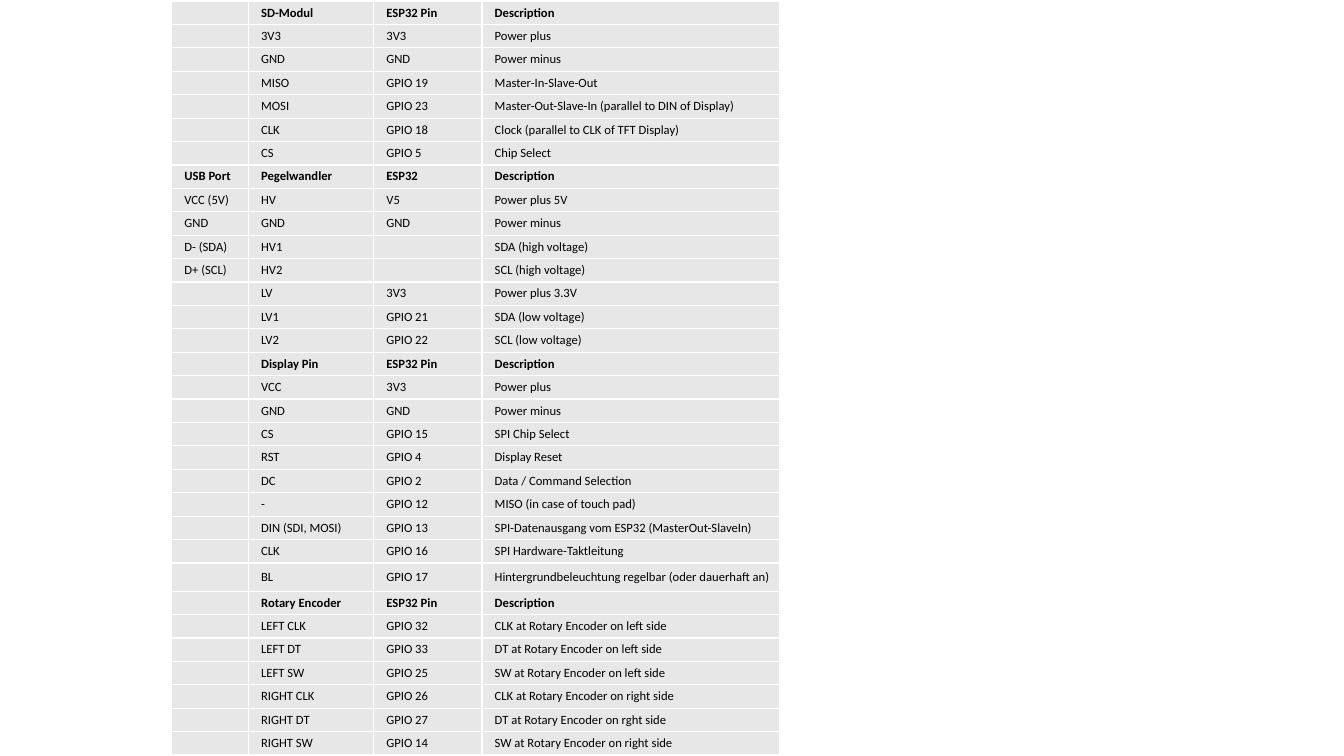
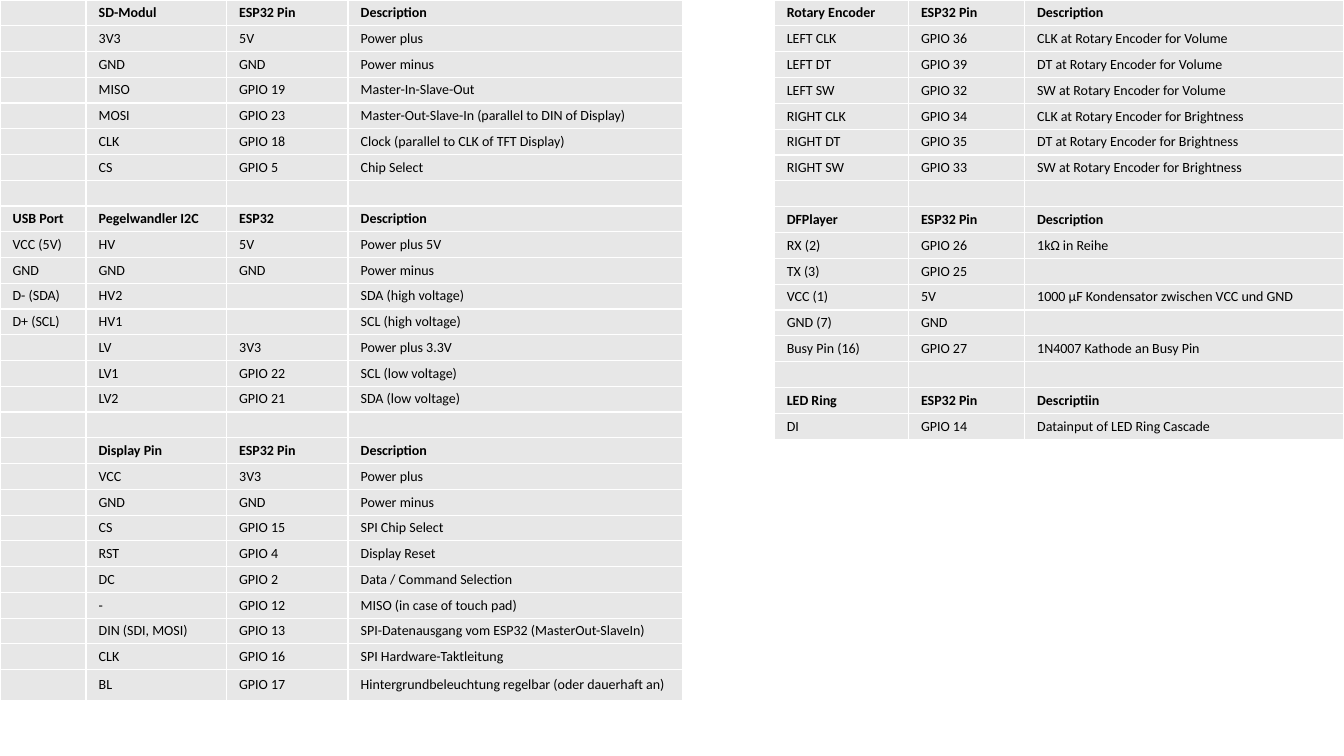
Before and after one commit to jeskes/activityboard, a slide deck: slide 24 of Activityboard.pptx (slide 27 before the commit). Drawn at 1344x756 pixels with LibreOffice and Linux fonts; fonts in the diff are those of the drawing. Boxes give left, top, right and bottom in pixels: in the first picture for what was removed or moved away, otherwise in the second. Text is boxed around its words. In the diff, an @@ line names an element or a change of style, - is before the commit and + after.

```diff
--- a/Activityboard.pptx
+++ b/Activityboard.pptx
@@ table at [0,0,683,702] @@
-row 2, column 3: 3V3
+row 2, column 3: 5V
-row 8: USB Port | Pegelwandler | ESP32 | Description
-row 9: VCC (5V) | HV | V5 | Power plus 5V
+row 8:  |  |  | 
+row 9: USB Port | Pegelwandler I2C | ESP32 | Description
+row 10: VCC (5V) | HV | 5V | Power plus 5V
-row 12, column 2: HV1
+row 12, column 2: HV2
-row 13, column 2: HV2
+row 13, column 2: HV1
-row 14:  | LV1 | GPIO 21 | SDA (low voltage)
-row 15:  | LV2 | GPIO 22 | SCL (low voltage)
+row 15:  | LV1 | GPIO 22 | SCL (low voltage)
+row 16:  | LV2 | GPIO 21 | SDA (low voltage)
+row 17:  |  |  | 
-row 26:  | Rotary Encoder | ESP32 Pin | Description
-row 27:  | LEFT CLK | GPIO 32 | CLK at Rotary Encoder on left side
-row 28:  | LEFT DT | GPIO 33 | DT at Rotary Encoder on left side
-row 29:  | LEFT SW | GPIO 25 | SW at Rotary Encoder on left side
-row 30:  | RIGHT CLK | GPIO 26 | CLK at Rotary Encoder on right side
-row 31:  | RIGHT DT | GPIO 27 | DT at Rotary Encoder on rght side
-row 32:  | RIGHT SW | GPIO 14 | SW at Rotary Encoder on right side
@@ table: place and size @@
-table at [171,1,779,756]
+table at [0,0,683,702]
@@ table added at [774,0,1344,440], 17 rows, 3 columns @@
+Rotary Encoder | ESP32 Pin | Description
+LEFT CLK | GPIO 36 | CLK at Rotary Encoder for Volume
+LEFT DT | GPIO 39 | DT at Rotary Encoder for Volume
+LEFT SW | GPIO 32 | SW at Rotary Encoder for Volume
+RIGHT CLK | GPIO 34 | CLK at Rotary Encoder for Brightness
+RIGHT DT | GPIO 35 | DT at Rotary Encoder for Brightness
+RIGHT SW | GPIO 33 | SW at Rotary Encoder for Brightness
+ |  | 
+DFPlayer | ESP32 Pin | Description
+RX (2) | GPIO 26 | 1kΩ in Reihe
+TX (3) | GPIO 25 | 
+VCC (1) | 5V | 1000 µF Kondensator zwischen VCC und GND
+GND (7) | GND | 
+Busy Pin (16) | GPIO 27 | 1N4007 Kathode an Busy Pin
+ |  | 
+LED Ring | ESP32 Pin | Descriptiin
+DI | GPIO 14 | Datainput of LED Ring Cascade
```
Also in this commit, not shown: 7 other slides changed, 4 slides added, 58 other files.
